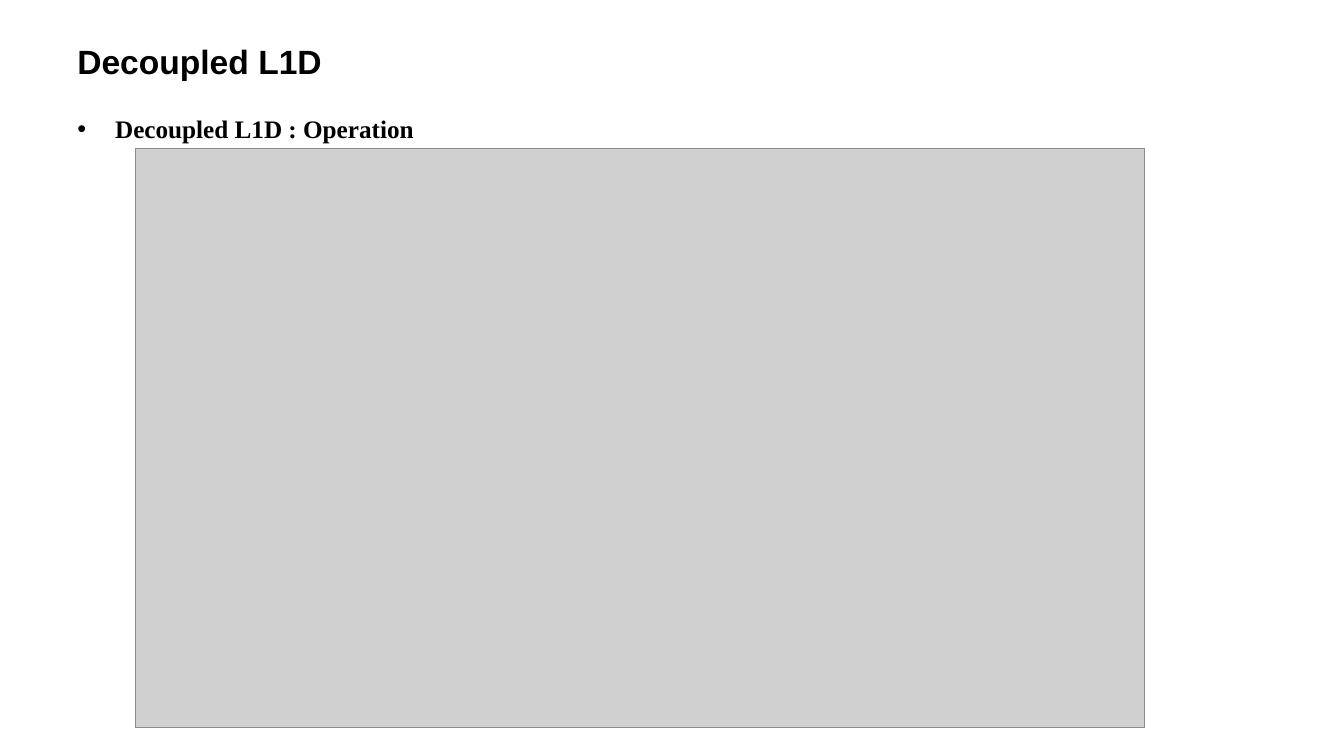
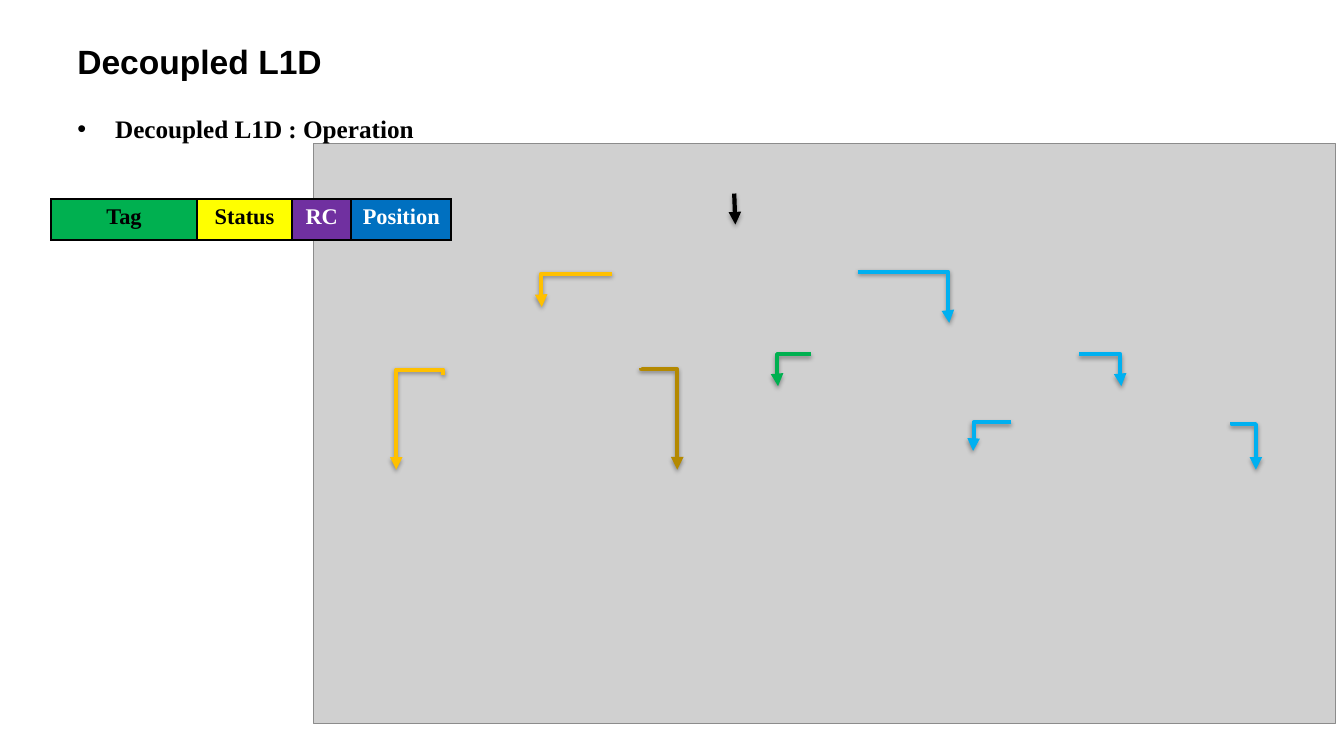
Before and after one commit to LitLeo/HPC-IP-Report, a slide deck: slide 12 of graduate_1_1/2015-11-17_Locality-Driven Dynamic GPU Cache Bypassing/Locality-Driven Dynamic GPU Cache Bypassing.pptx. Drawn at 1344x756 pixels with LibreOffice and Linux fonts; fonts in the diff are those of the drawing; grey boxes stand for pictures; background and template pictures are left out. Boxes give left, top, right and bottom in pixels: in the first picture for what was removed or moved away, otherwise in the second. Text is boxed around its words. In the diff, an @@ line names an element or a change of style, - is before the commit and + after.

```diff
--- a/graduate_1_1/2015-11-17_Locality-Driven Dynamic GPU Cache Bypassing/Locality-Driven Dynamic GPU Cache Bypassing.pptx
+++ b/graduate_1_1/2015-11-17_Locality-Driven Dynamic GPU Cache Bypassing/Locality-Driven Dynamic GPU Cache Bypassing.pptx
@@ picture: place and size @@
-picture at [136, 148, 1145, 728]
+picture at [314, 144, 1335, 724]
@@ table added at [51, 200, 452, 241], 1 rows, 4 columns @@
+Tag | Status | RC | Position
@@ arrow added from (734, 194) to (736, 225), #000000 3 pt @@
@@ elbow arrow added from (612, 274) to (542, 308), #FFC000 3 pt @@
@@ elbow arrow added from (858, 272) to (950, 323), #00B0F0 3 pt @@
@@ elbow arrow added from (811, 354) to (778, 386), #00B050 3 pt @@
@@ elbow arrow added from (1080, 354) to (1121, 386), #00B0F0 3 pt @@
@@ elbow arrow added from (444, 375) to (396, 470), #FFC000 3 pt @@
@@ elbow arrow added from (641, 368) to (678, 470), #B48900 3 pt @@
@@ elbow arrow added from (1011, 422) to (973, 451), #00B0F0 3 pt @@
@@ elbow arrow added from (1232, 422) to (1256, 470), #00B0F0 3 pt @@
```
Also in this commit, not shown: 14 other slides changed, 3 slides added, 3 slides removed.
